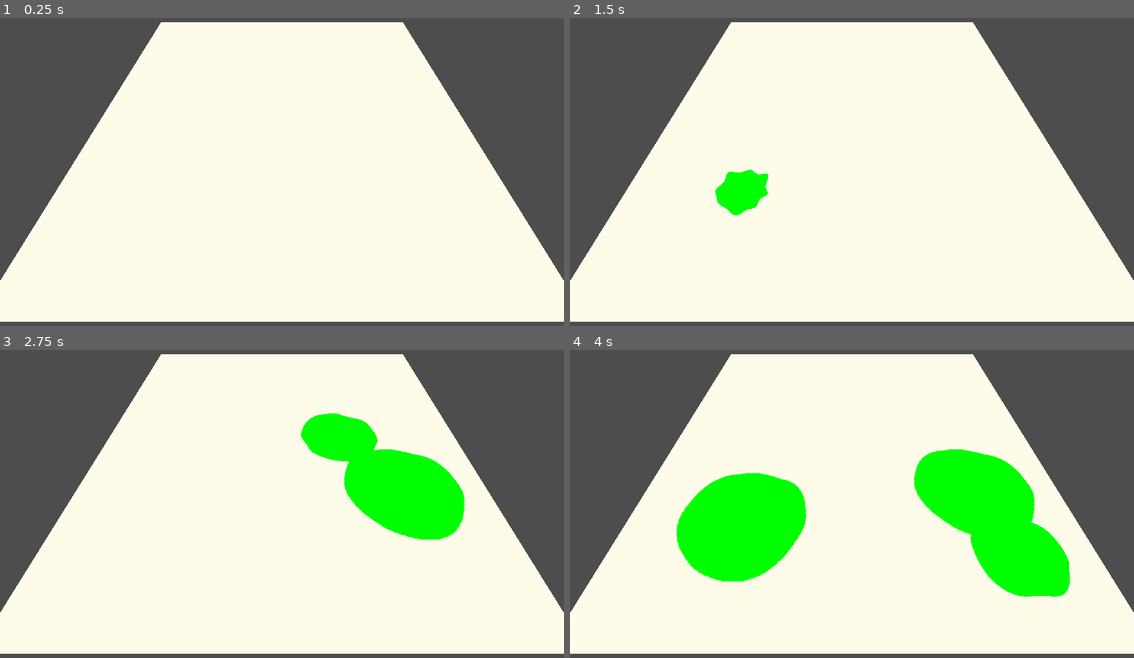
Above: before the commit, frames 1-4 (two rows, left to right).
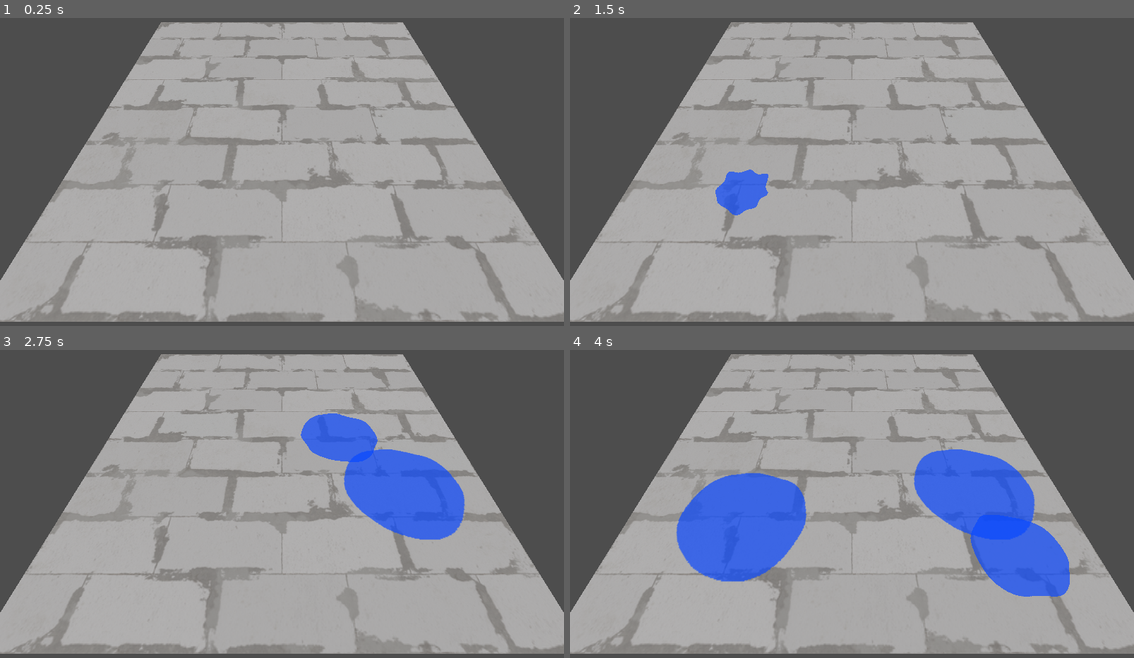
Above: after the commit, the same moments.

Repository: dip000/my-godotshaders
Game: Godot game, scene res://ExampleOfUse.tscn
Same seed, same stepped clock (60 frames per second), same inputs: the game is played once before the commit and once after it.
Inputs (mouse positions are in pixels of both pictures, inside the frame that each line leads up to):
- Up to frame 1 (0.25 s): no input
- Up to frame 2 (1.5 s): tap Enter at 0.5 s; move the mouse to (976, 153) at 0.52 s; click (976, 153) at 0.67 s; move the mouse to (739, 184) at 1.27 s; click (739, 184) at 1.42 s
- Up to frame 3 (2.75 s): move the mouse to (338, 433) at 2.02 s; click (338, 433) at 2.17 s
- Up to frame 4 (4 s): move the mouse to (823, 565) at 2.77 s; click (823, 565) at 2.92 s; move the mouse to (1021, 550) at 3.52 s; click (1021, 550) at 3.67 s

The runs differ from the first frame. In frame 1, 73% of the frame differs, in the area x 0-100%, y 1-99%; in frame 2, 73%; in frame 3, 73%; in frame 4, 73%.

Commit message:
Alpha blend

Diff:
--- a/Paint, but worse/ExampleOfUse.tscn
+++ b/Paint, but worse/ExampleOfUse.tscn
@@ -18,20 +18,23 @@
 
 [sub_resource type="PlaneMesh" id="PlaneMesh_5jdrg"]
 material = SubResource("ShaderMaterial_iwkdf")
+subdivide_width = 100
+subdivide_depth = 100
 
 [sub_resource type="BoxShape3D" id="BoxShape3D_jpwgr"]
 size = Vector3(2, 0.05, 2)
 
-[node name="Node3D" type="Node3D"]
+[node name="ExampleOfUse" type="Node3D"]
 script = ExtResource("1_83m4u")
+splash_color = Color(0.0470588, 0.282353, 1, 0.694118)
 
-[node name="Ground" type="MeshInstance3D" parent="."]
+[node name="PaintSurface" type="MeshInstance3D" parent="."]
 mesh = SubResource("PlaneMesh_5jdrg")
 script = ExtResource("3_duyfa")
 
-[node name="Area3D" type="Area3D" parent="Ground"]
+[node name="Area3D" type="Area3D" parent="PaintSurface"]
 
-[node name="CollisionShape3D" type="CollisionShape3D" parent="Ground/Area3D"]
+[node name="CollisionShape3D" type="CollisionShape3D" parent="PaintSurface/Area3D"]
 shape = SubResource("BoxShape3D_jpwgr")
 
 [node name="Camera3D" type="Camera3D" parent="."]
--- a/Paint, but worse/example_of_use.gd
+++ b/Paint, but worse/example_of_use.gd
@@ -1,7 +1,11 @@
+# EXAMPLE OF USE
+# This script will only find the mouse position in PaintSurface and call 'splash_at()'
+# Refer to PaintSurface for shader logic
 extends Node3D
 
+@export var splash_color:Color ## Use alpha to blend with paint surface
 @onready var cam:Camera3D = $Camera3D
-@onready var paint_surface:PaintSurface = $Ground
+@onready var paint_surface:PaintSurface = $PaintSurface
 @onready var space_state:PhysicsDirectSpaceState3D = get_world_3d().direct_space_state
 
 const INTERACT_RADIUS:int = 15
@@ -16,7 +20,7 @@
 		var result:Dictionary = _detect_from_cam_to_mouse()
 		if result:
 			var pos:Vector2 = Vector2(result.position.x, result.position.z) / paint_surface.mesh.size
-			paint_surface.splash_at(pos, 0.3, Color.GREEN)
+			paint_surface.splash_at( pos, 0.3, splash_color )
 
 func _detect_from_cam_to_mouse() -> Dictionary:
 	query.from = cam.global_position
--- a/Paint, but worse/paint_surface.gd
+++ b/Paint, but worse/paint_surface.gd
@@ -1,3 +1,7 @@
+# SHADER LOGIC
+# This script will call the shader to play the splash animation
+# At the end of animation, it will bake the last frame into the base texture so the shader doesn't need to keep inifinite splashes drawn
+# Then again, a shader might as well not even be needed since you can use an AnimatedSprite3D or something
 extends MeshInstance3D
 class_name PaintSurface
 
@@ -47,5 +51,5 @@
 
 	# Draws the last frame of the splash animation on top of 'base_texture'
 	var base_img:Image = base_texture.get_image()
-	base_img.blit_rect_mask( splash_color_img, splash_mask_img, FULL_RECT, pos )
+	base_img.blend_rect_mask( splash_color_img, splash_mask_img, FULL_RECT, pos)
 	base_texture.update( base_img )
--- a/Paint, but worse/paint_surface.gdshader
+++ b/Paint, but worse/paint_surface.gdshader
@@ -3,13 +3,13 @@
 
 group_uniforms SetTheseParameters;
 uniform sampler2D splash_texture:repeat_disable;
-uniform sampler2D base_texture:source_color,filter_linear_mipmap,repeat_disable;
+uniform sampler2D base_texture;
 group_uniforms;
 
 group_uniforms ExternallySetted;
 uniform vec2 position;
 uniform float scale;
-uniform vec3 color;
+uniform vec4 color;
 uniform float reveal_factor;
 group_uniforms;
 
@@ -24,5 +24,8 @@
 	float splash_pixel = texture( splash_texture, uv_transformed ).r;
 
 	bool splash = (splash_pixel > (1.0-reveal_factor));
-	ALBEDO = splash ? color : texture( base_texture, UV ).rgb;
+	vec3 base = texture( base_texture, UV ).rgb;
+
+	// Alpha blend
+	ALBEDO = splash ? mix(color.rgb, base, 1.0-color.a) : base;
 }
Binary file changed: Paint, but worse/Images/base_texture.png
